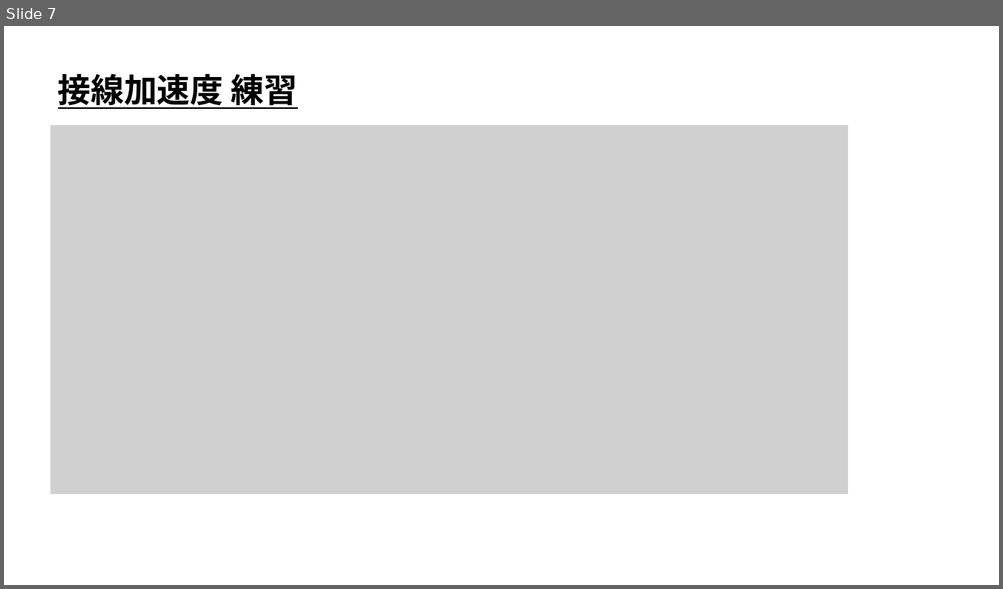
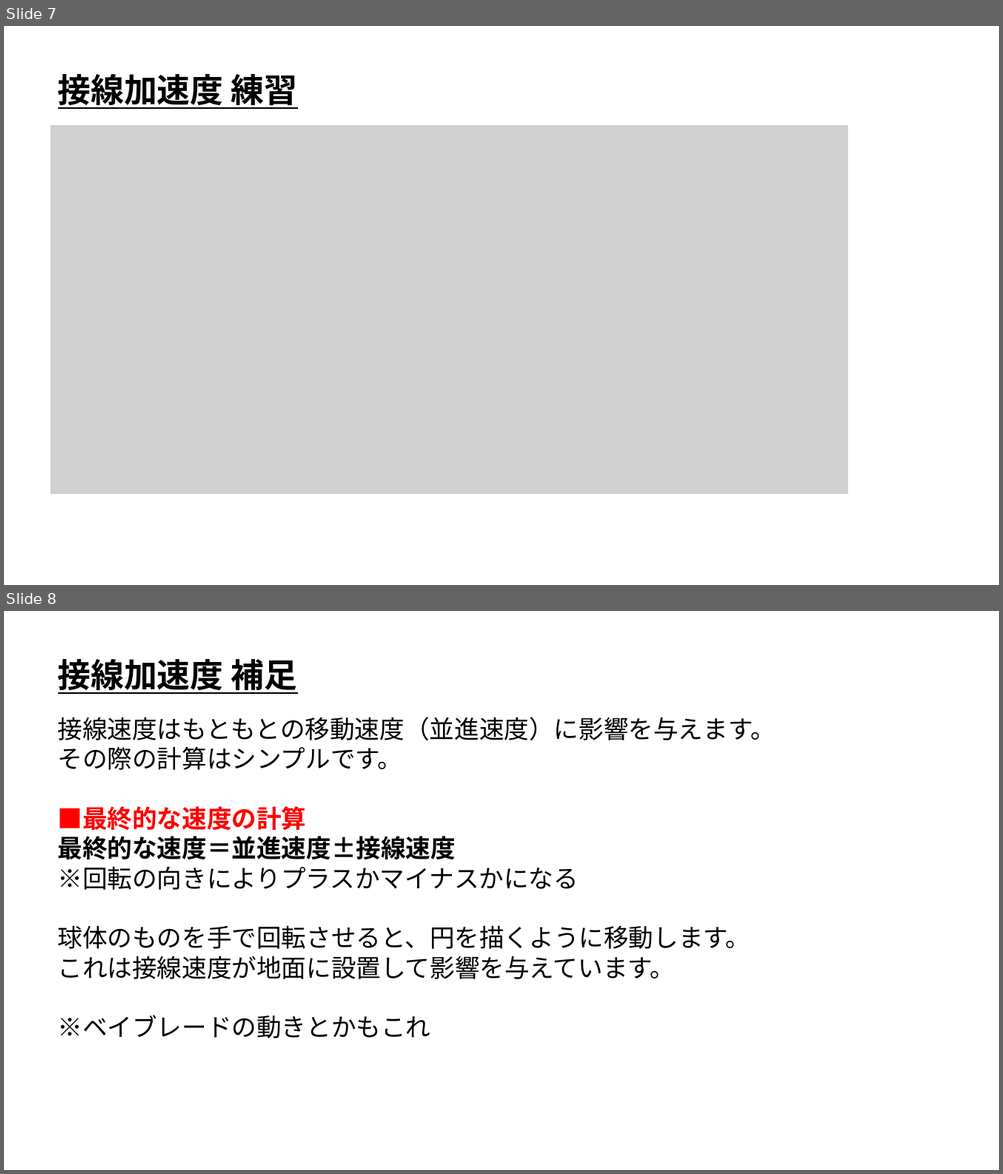
Before and after one commit to ArakiYusuke-Ohara/Textbook, a slide deck: ゲーム科2年/00_前期/ゲーム開発Ⅲ/ゲーム物理学/座学/28_接線速度と接線加速度.pptx. Shown one above the other, each under a label of ours: slide 7 before the commit, slides 7 and 8 after it. The pictures are 1003x589 and 1003x1174 pixels, drawn with LibreOffice and Linux fonts; fonts in the diff are those of the drawing; grey boxes stand for pictures. Boxes give left, top, right and bottom in pixels: in the first picture for what was removed or moved away, otherwise in the second. Text is boxed around its words. In the diff, an @@ line names an element or a change of style, - is before the commit and + after.

```diff
--- a/ゲーム科2年/00_前期/ゲーム開発Ⅲ/ゲーム物理学/座学/28_接線速度と接線加速度.pptx
+++ b/ゲーム科2年/00_前期/ゲーム開発Ⅲ/ゲーム物理学/座学/28_接線速度と接線加速度.pptx
@@ slide 8 added at [4,611,999,1170], background #FFFFFF @@
@@ text added at [58,659,298,694], 32 pt, text #000000, bold, underline @@
+接線加速度 補足
@@ text added at [57,717,774,1039], 24 pt, text #000000 @@
+接線速度はもともとの移動速度（並進速度）に影響を与えます。
+その際の計算はシンプルです。
+■最終的な速度の計算
+最終的な速度＝並進速度±接線速度
+※回転の向きによりプラスかマイナスかになる
+球体のものを手で回転させると、円を描くように移動します。
+これは接線速度が地面に設置して影響を与えています。
+※ベイブレードの動きとかもこれ
```
Also in this commit, not shown: 21 other files.
